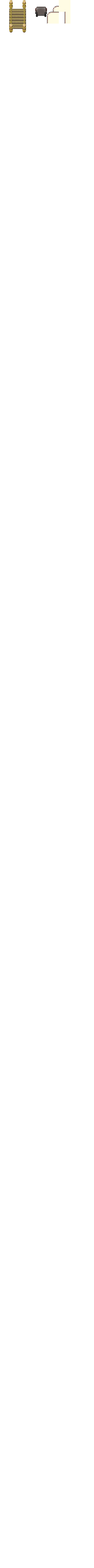
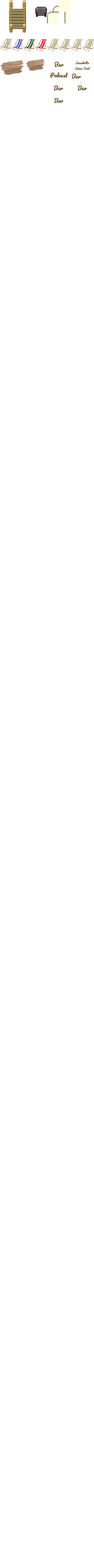
Layer changes from the first 94x1568 image to the second:
added layer "Linuxhütte ..." above "Podcast" over (x1=75, y1=61, x2=91, y2=70)
added layer "Podcast" above "Bar #4" over (x1=50, y1=72, x2=69, y2=78)
added layer "Bar #4" above "Bar #3" over (x1=71, y1=73, x2=82, y2=79)
added layer "Bar #3" above "Bar #2" over (x1=53, y1=85, x2=64, y2=91)
added layer "Bar #2" above "Bar #1" over (x1=77, y1=85, x2=88, y2=91)
added layer "Bar #1" above "Bar" over (x1=54, y1=98, x2=64, y2=104)
added layer "Bar" above "Eingefügte Ebene #1" over (x1=54, y1=61, x2=64, y2=68)
painted on "Eingefügte Ebene #1" over (x1=0, y1=38, x2=94, y2=75)
